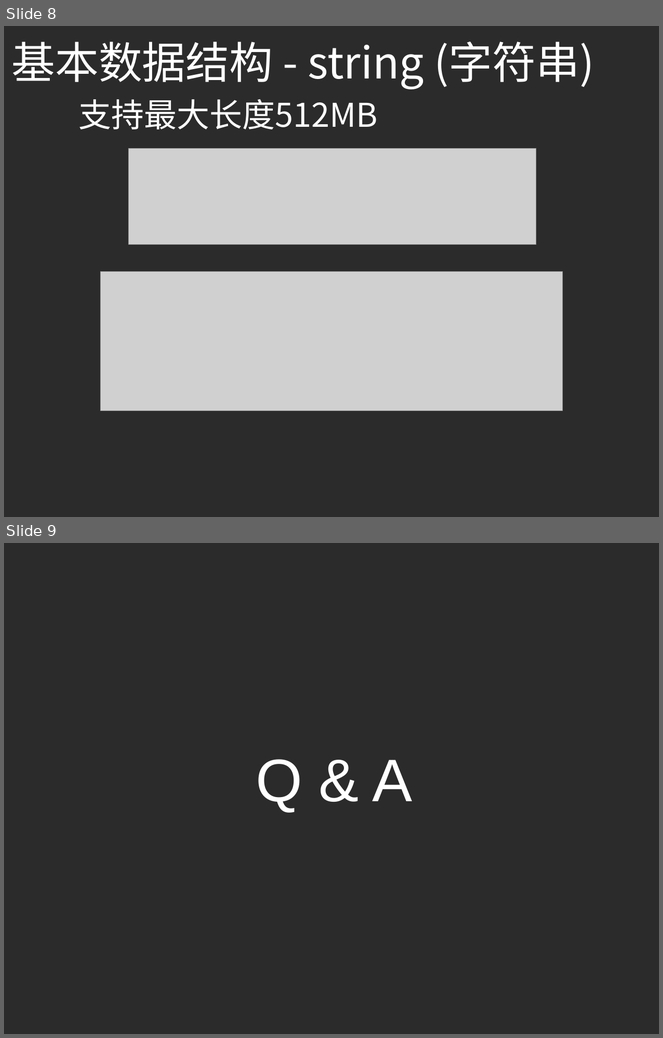
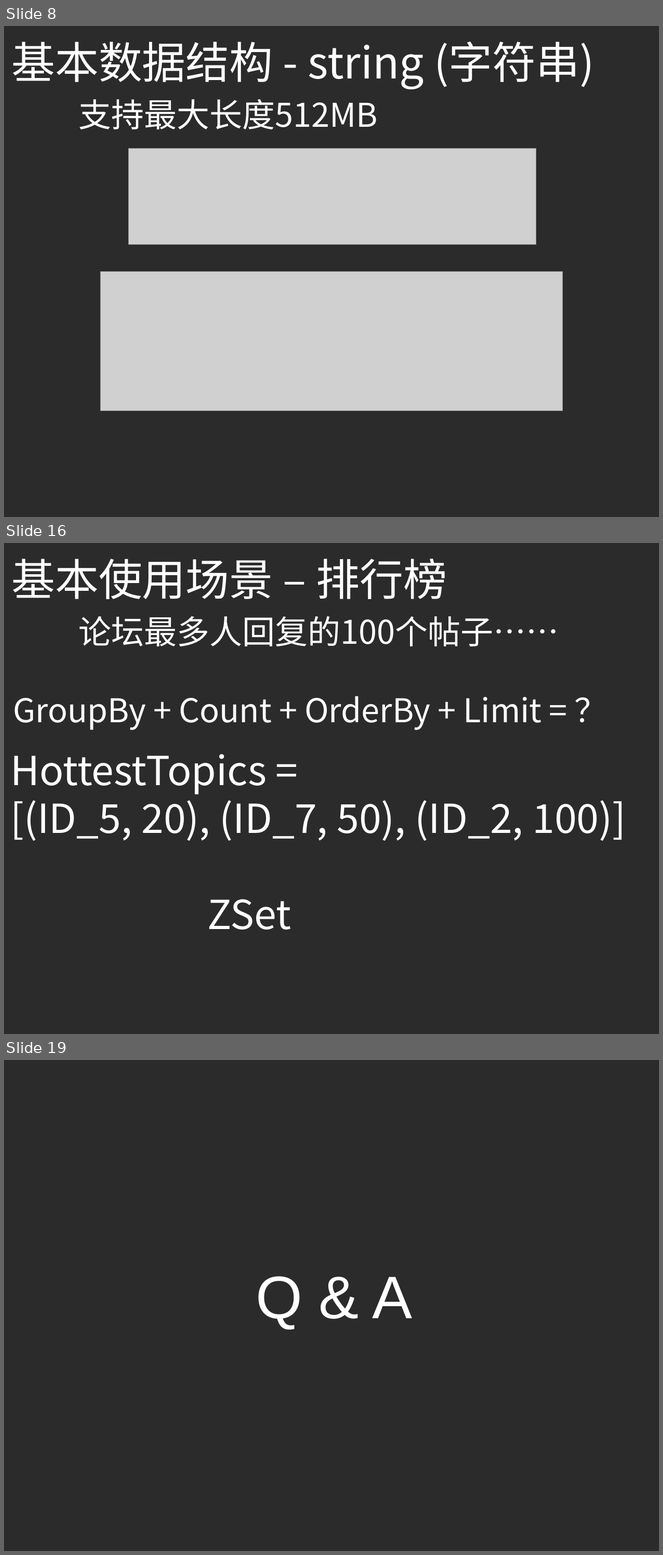
Before and after one commit to yellowb/redis-application-sharing, a slide deck: doc/SD_EP01_Redis_Adv_Application.pptx. Shown one above the other, each under a label of ours: slides 8 and 9 before the commit, slides 8, 16 and 19 after it; the slides between them are not shown. The pictures are 663x1038 and 663x1555 pixels, drawn with LibreOffice and Linux fonts; fonts in the diff are those of the drawing; grey boxes stand for pictures; background and template pictures are left out; a plain dark background stands for a picture behind light text. Boxes give left, top, right and bottom in pixels: in the first picture for what was removed or moved away, otherwise in the second. Text is boxed around its words. In the diff, an @@ line names an element or a change of style, - is before the commit and + after.

```diff
--- a/doc/SD_EP01_Redis_Adv_Application.pptx
+++ b/doc/SD_EP01_Redis_Adv_Application.pptx
@@ slide 16 added at [4,543,659,1034], background picture (left out) @@
@@ text added at [11,559,448,599], 48 pt, text #FFFFFF @@
+基本使用场景 – 排行榜
@@ text added at [13,616,559,730], 36 pt, text #FFFFFF @@
+论坛最多人回复的100个帖子……
+GroupBy + Count + OrderBy + Limit = ？
@@ text added at [10,754,626,930], 44 pt, text #FFFFFF @@
+HottestTopics =
+[(ID_5, 20), (ID_7, 50), (ID_2, 100)]
+ZSet
@@ what was slide 9 is now slide 19 @@
```
Also in this commit, not shown: 9 other slides added.
